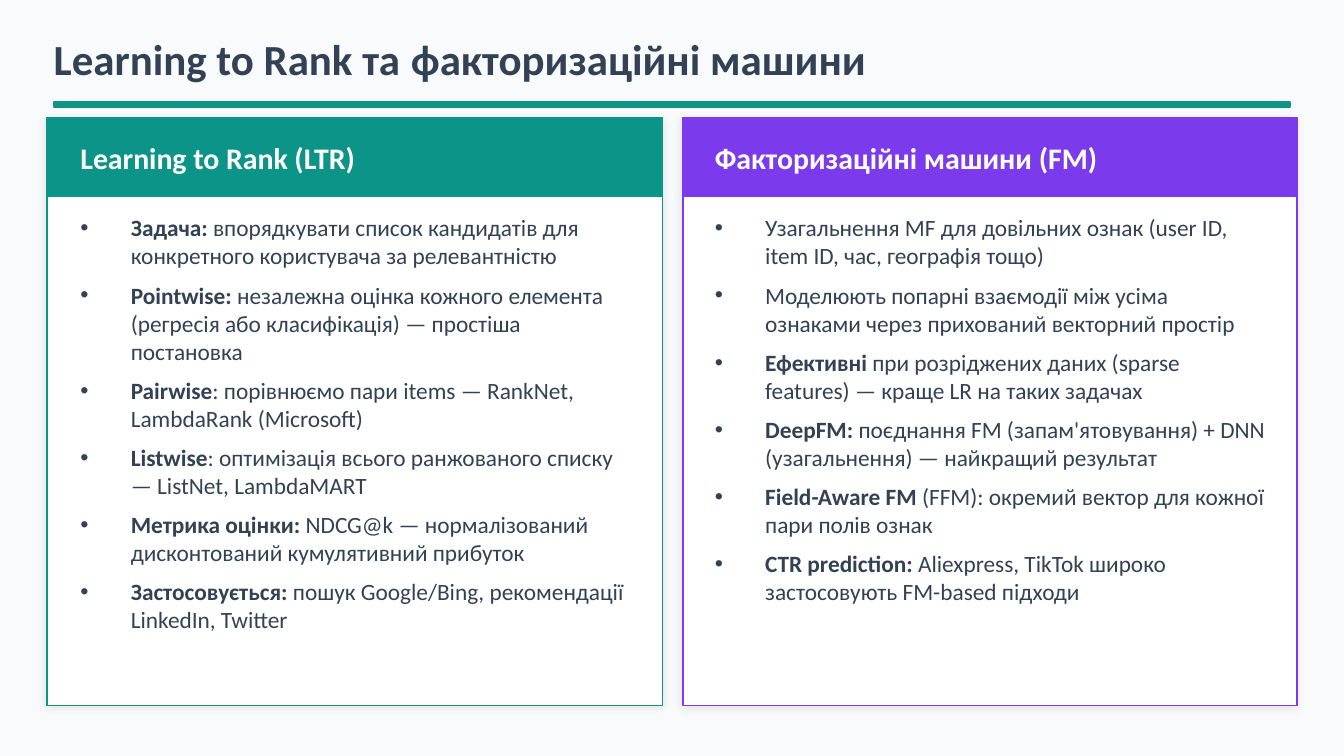
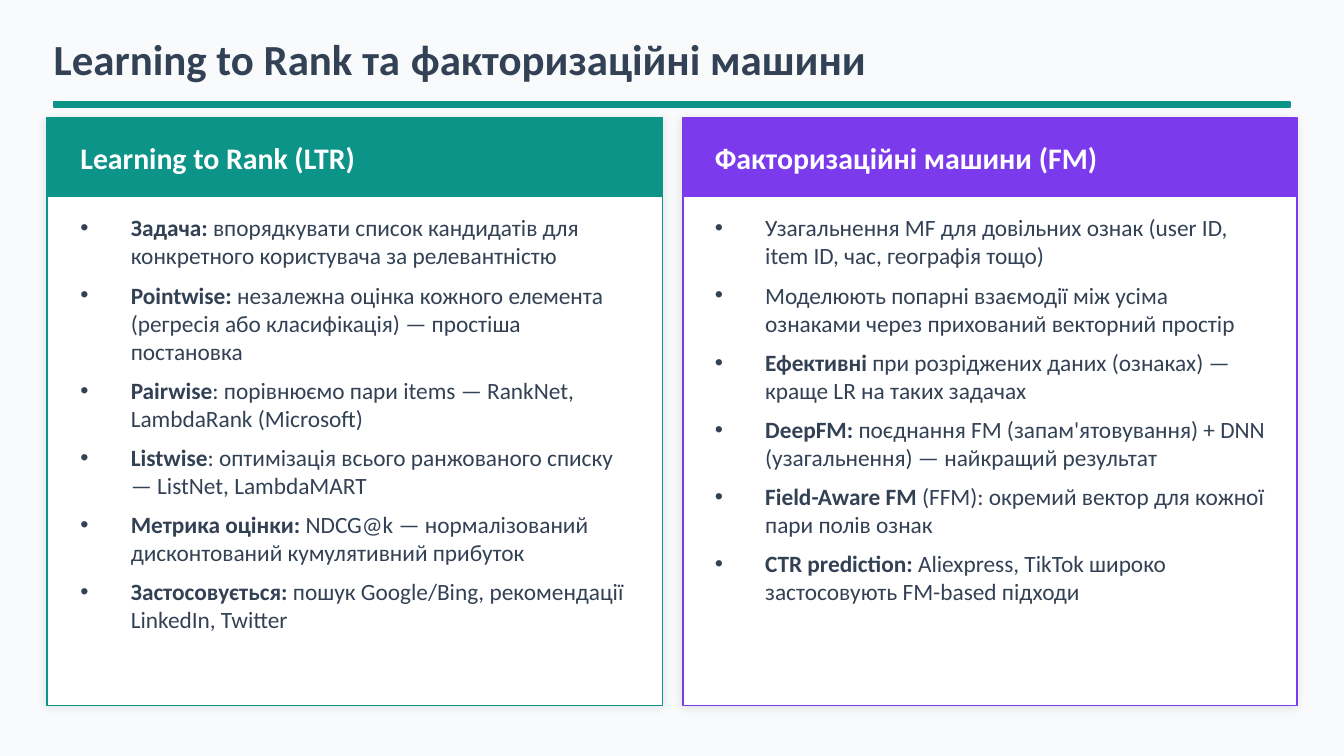
Before and after one commit to BohdanRomaniuk/IAC-Group-Recommender, a slide deck: slide 16 of docs/Presentation - Recommendation Systems. Theoretical Approaches.pptx. Drawn at 1344x756 pixels with LibreOffice and Linux fonts; fonts in the diff are those of the drawing. Boxes give left, top, right and bottom in pixels: in the first picture for what was removed or moved away, otherwise in the second. Text is boxed around its words. In the diff, an @@ line names an element or a change of style, - is before the commit and + after.

```diff
--- a/docs/Presentation - Recommendation Systems. Theoretical Approaches.pptx
+++ b/docs/Presentation - Recommendation Systems. Theoretical Approaches.pptx
@@ text at box(765, 354, 1203, 403): text changed @@
-• Ефективні при розріджених даних (sparse features) — краще LR на таких задачах
+• Ефективні при розріджених даних (ознаках) — краще LR на таких задачах
```
Also in this commit, not shown: 11 other slides changed.
